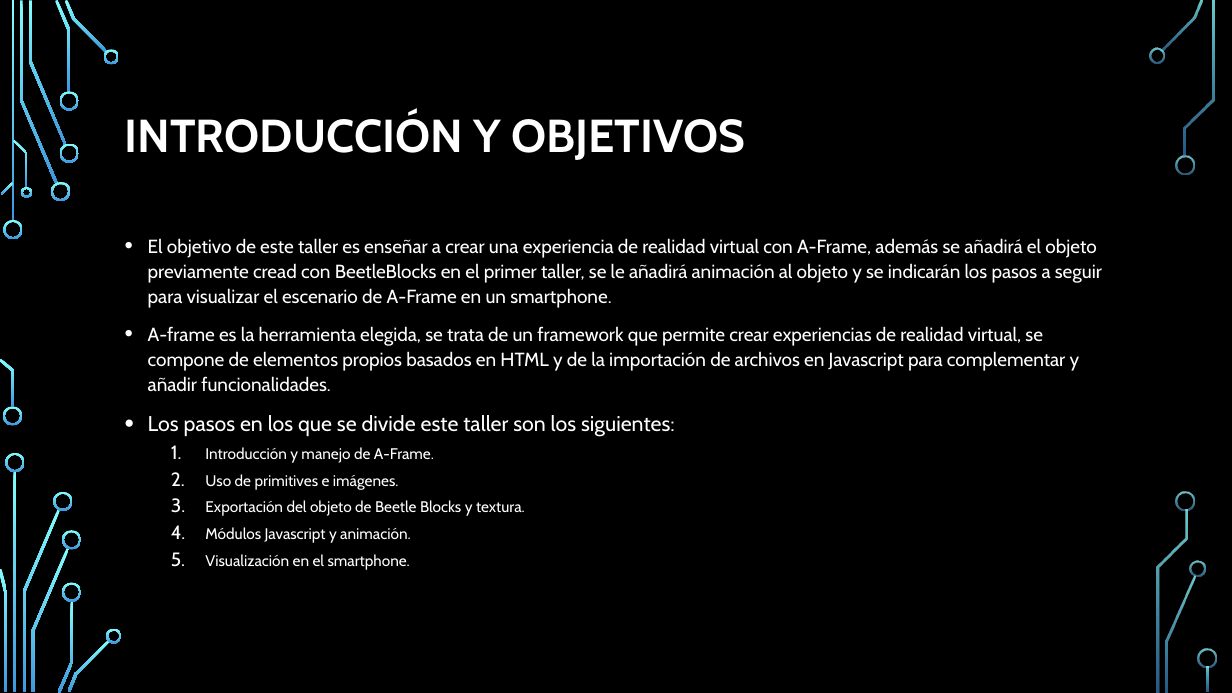
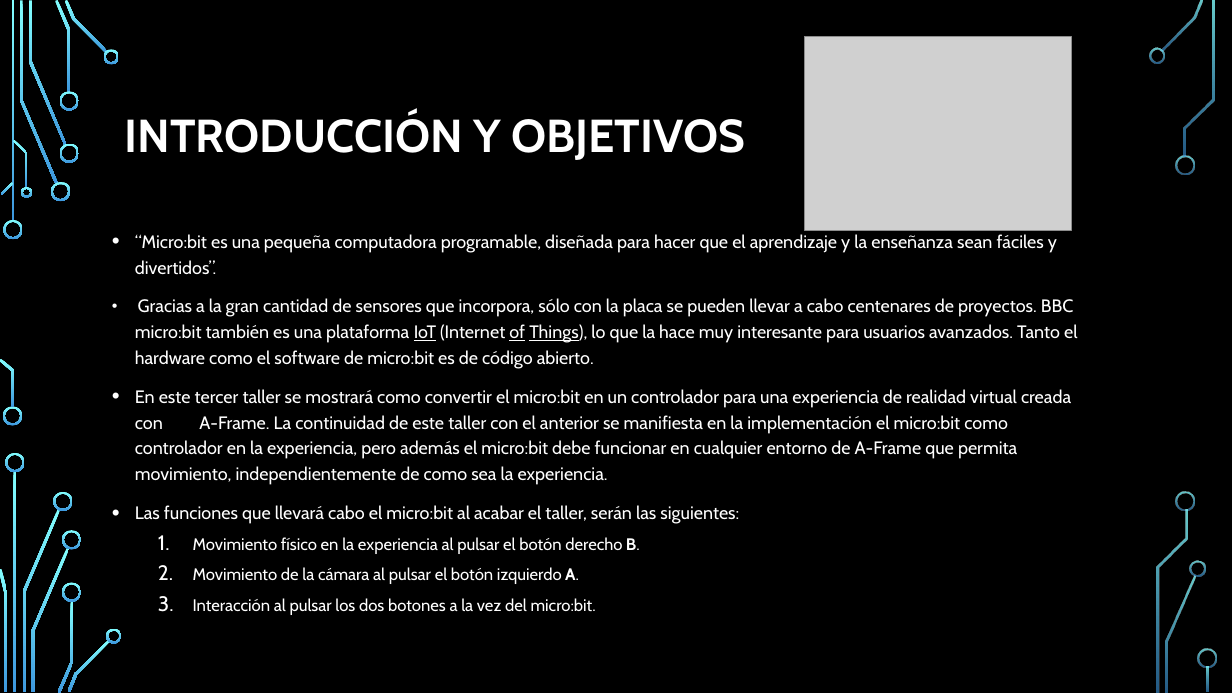
Before and after one commit to jonyB0B/MemoriaTFG-JonatanSantanaPero, a slide deck: slide 2 of Talleres/Taller3.pptx. Drawn at 1232x693 pixels with LibreOffice and Linux fonts; fonts in the diff are those of the drawing; grey boxes stand for pictures; background and template pictures are left out. Boxes give left, top, right and bottom in pixels: in the first picture for what was removed or moved away, otherwise in the second. Text is boxed around its words. In the diff, an @@ line names an element or a change of style, - is before the commit and + after.

```diff
--- a/Talleres/Taller3.pptx
+++ b/Talleres/Taller3.pptx
@@ picture added at [804,37,1072,230] @@
@@ text at [135,234,1077,615]: text changed; size 14.8 to 14 pt @@
-• El objetivo de este taller es enseñar a crear una experiencia de realidad virtual con A-Frame, además se añadirá el objeto previamente cread con BeetleBlocks en el primer taller, se le añadirá animación al objeto y se indicarán los pasos a seguir para visualizar el escenario de A-Frame en un smartphone.
-• A-frame es la herramienta elegida, se trata de un framework que permite crear experiencias de realidad virtual, se compone de elementos propios basados en HTML y de la importación de archivos en Javascript para complementar y añadir funcionalidades.
-• Los pasos en los que se divide este taller son los siguientes:
-  1. Introducción y manejo de A-Frame.
-  2. Uso de primitives e imágenes.
-  3. Exportación del objeto de Beetle Blocks y textura.
-  4. Módulos Javascript y animación.
-  5. Visualización en el smartphone.
+• “Micro:bit es una pequeña computadora programable, diseñada para hacer que el aprendizaje y la enseñanza sean fáciles y divertidos”.
+• Gracias a la gran cantidad de sensores que incorpora, sólo con la placa se pueden llevar a cabo centenares de proyectos. BBC micro:bit también es una plataforma IoT (Internet of Things), lo que la hace muy interesante para usuarios avanzados. Tanto el hardware como el software de micro:bit es de código abierto.
+• En este tercer taller se mostrará como convertir el micro:bit en un controlador para una experiencia de realidad virtual creada con A-Frame. La continuidad de este taller con el anterior se manifiesta en la implementación el micro:bit como controlador en la experiencia, pero además el micro:bit debe funcionar en cualquier entorno de A-Frame que permita movimiento, independientemente de como sea la experiencia.
+• Las funciones que llevará cabo el micro:bit al acabar el taller, serán las siguientes:
+  1. Movimiento físico en la experiencia al pulsar el botón derecho B.
+  2. Movimiento de la cámara al pulsar el botón izquierdo A.
+  3. Interacción al pulsar los dos botones a la vez del micro:bit.
```
Also in this commit, not shown: 2 other slides changed, 6 slides added, 6 slides removed, 23 other files.
